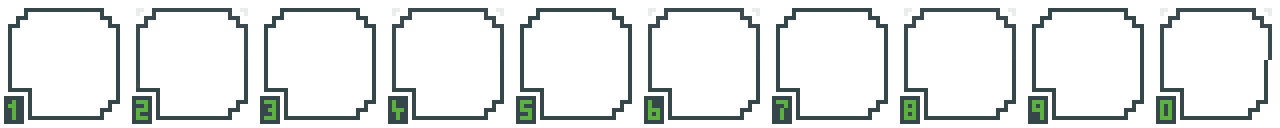
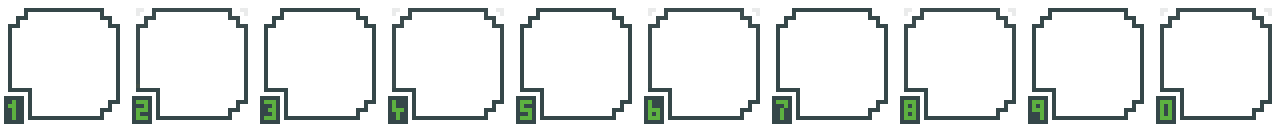
Layer changes from the first 1280x128 image to the second:
painted on "Background" over box(1248, 60, 1272, 120)
